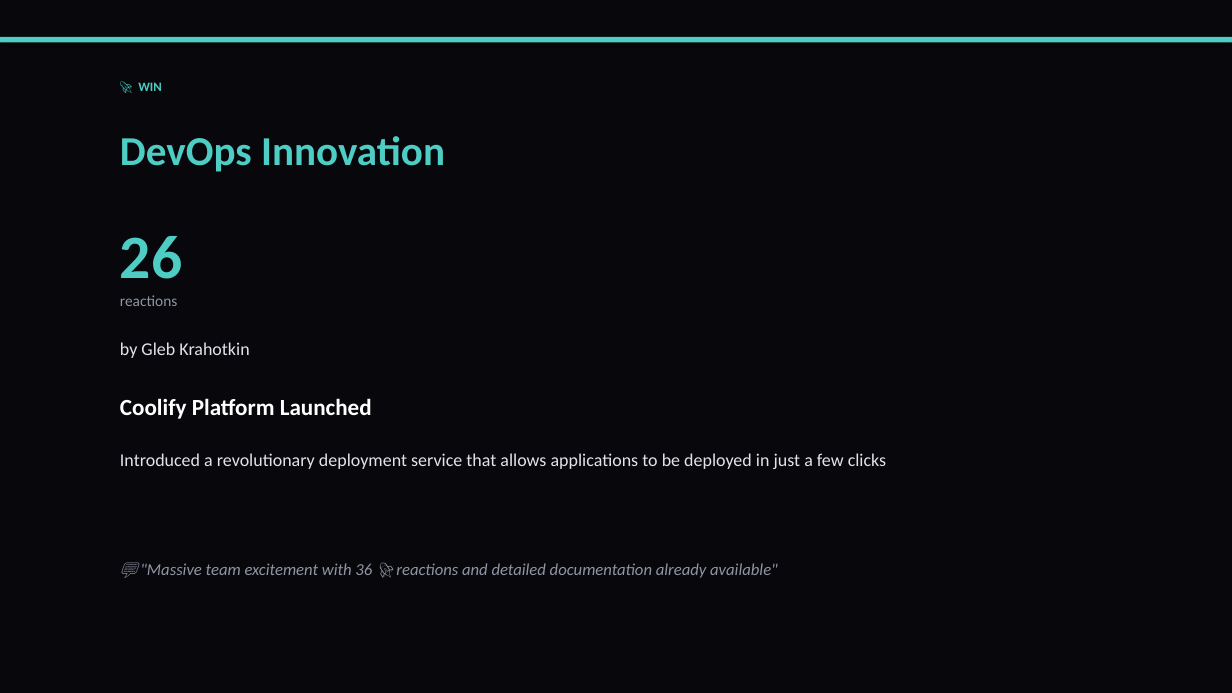
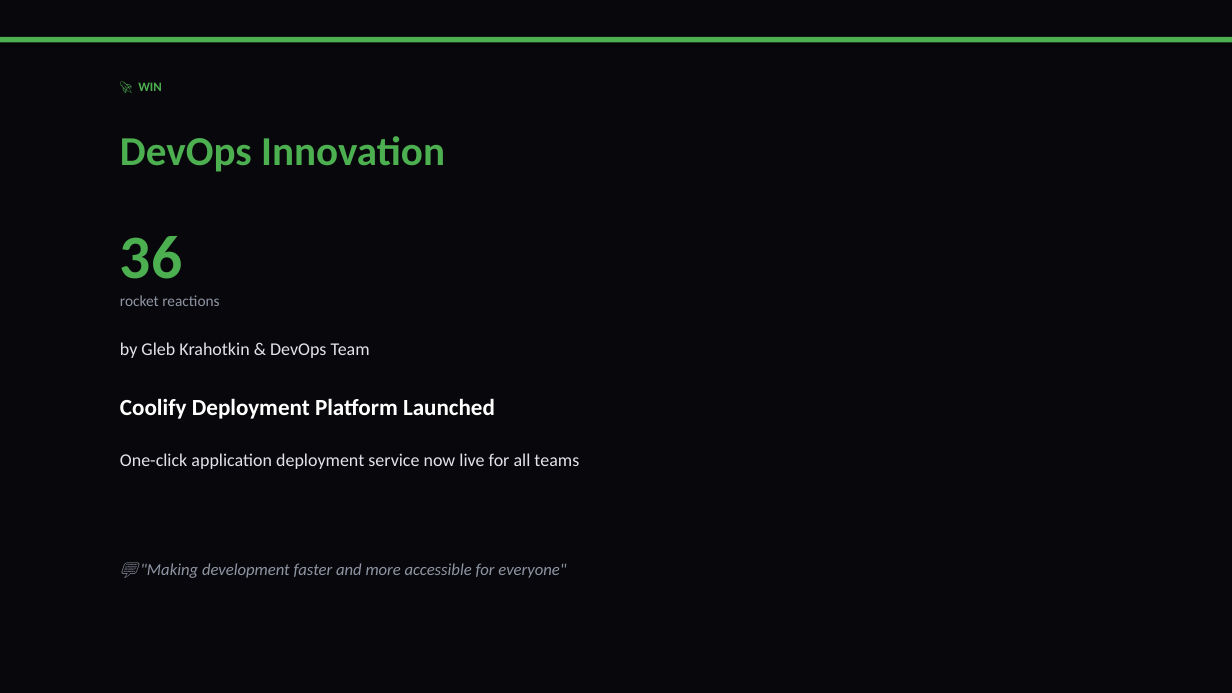
Before and after one commit to liliyagarifullina-maker/appodeal-pulse, a slide deck: slide 3 of data/archive/pulse_2026-03-12.pptx. Drawn at 1232x693 pixels with LibreOffice and Linux fonts; fonts in the diff are those of the drawing. Boxes give left, top, right and bottom in pixels: in the first picture for what was removed or moved away, otherwise in the second. Text is boxed around its words. In the diff, an @@ line names an element or a change of style, - is before the commit and + after.

```diff
--- a/data/archive/pulse_2026-03-12.pptx
+++ b/data/archive/pulse_2026-03-12.pptx
@@ rectangle at [0,37,1232,43]: fill #4ECDC4 to #4CAF50 @@
@@ text "🚀 WIN" at [138,82,161,91]: text colour #4ECDC4 to #4CAF50 @@
@@ text "DevOps Innovation" at [120,136,445,172]: text colour #4ECDC4 to #4CAF50 @@
@@ text at [120,236,182,279]: text changed; text colour #4ECDC4 to #4CAF50 @@
-26
+36
@@ text at [120,295,219,306]: text changed @@
-reactions
+rocket reactions
@@ text at [120,342,370,358]: text changed @@
-by Gleb Krahotkin
+by Gleb Krahotkin & DevOps Team
@@ text at [120,398,495,419]: text changed @@
-Coolify Platform Launched
+Coolify Deployment Platform Launched
@@ text at [120,453,579,469]: text changed @@
-Introduced a revolutionary deployment service that allows applications to be deployed in just a few clicks
+One-click application deployment service now live for all teams
@@ text at [140,563,566,578]: text changed @@
-💬 "Massive team excitement with 36 🚀 reactions and detailed documentation already available"
+💬 "Making development faster and more accessible for everyone"
```
Also in this commit, not shown: 13 other slides changed, 2 slides added, 3 slides removed, 2 other files.
